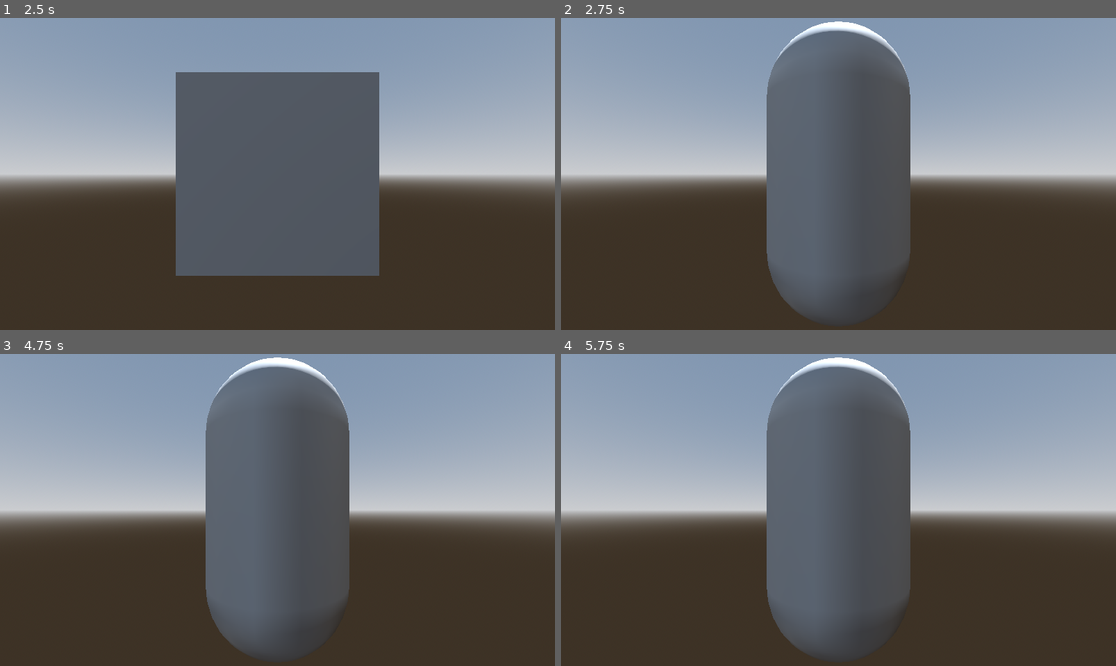
Above: before the commit, frames 1-4 (two rows, left to right).
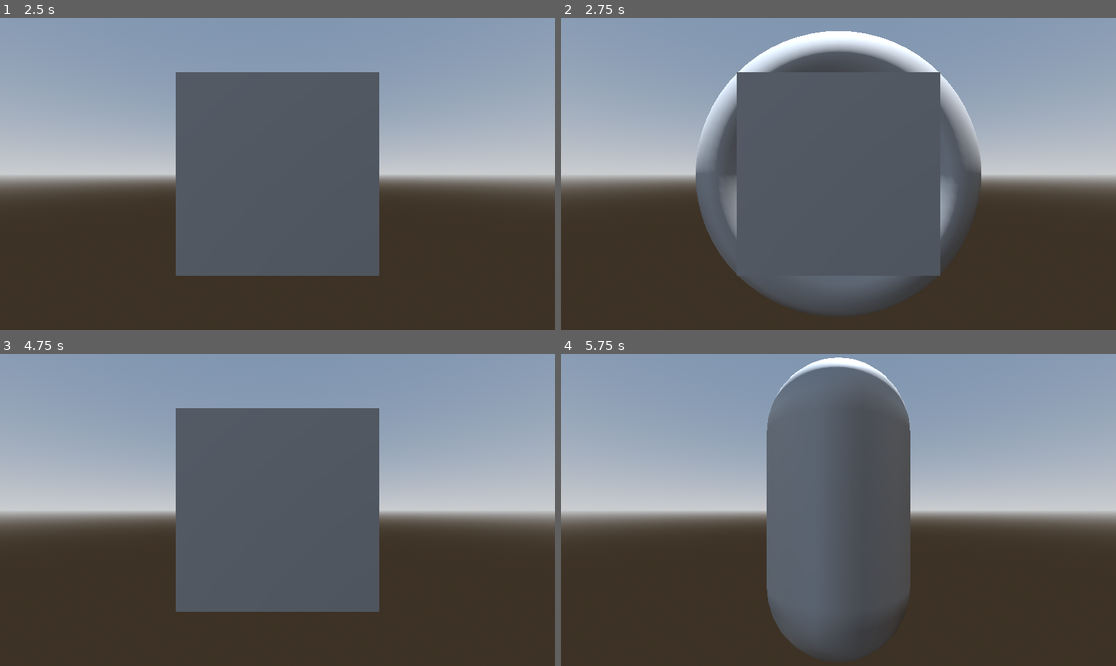
Above: after the commit, the same moments.

Repository: TheBossOfGaming/Scene-Manager
Game: Godot game, scene res://Scenes/splash_screens.tscn
Same seed, same stepped clock (60 frames per second), same inputs: the game is played once before the commit and once after it.
Inputs:
- Up to frame 1 (2.5 s): tap Enter at 0.5, 2 s; tap Space at 1.25 s
- Up to frame 2 (2.75 s): no input
- Up to frame 3 (4.75 s): tap Space at 3.5 s; tap Enter at 4.25 s
- Up to frame 4 (5.75 s): tap Space at 5 s

Frame 1 is identical in both runs. In frame 2, 17% of the frame differs, in the area x 24-76%, y 1-98%; in frame 3, 12%; in frame 4, less than 0.1%.

Commit message:
End of stream 2
Fixed some stuff still works kind of but needs more thought on how to make sure the transition screen don't just instantly disappear and don't even show up. Need a buffer of some kind

Diff:
--- /dev/null
+++ b/Scenes/Transitions/fade_to_black.tscn
@@ -0,0 +1,26 @@
+[gd_scene load_steps=3 format=3 uid="uid://dxutv1hfrhwvh"]
+
+[ext_resource type="Script" uid="uid://baqgbb65f5q46" path="res://Scripts/TransitionsScripts/fade_to_black.gd" id="1_63eoh"]
+
+[sub_resource type="StyleBoxFlat" id="StyleBoxFlat_peav0"]
+bg_color = Color(0, 0, 0, 1)
+
+[node name="FadeToBlack" type="Control"]
+layout_mode = 3
+anchors_preset = 15
+anchor_right = 1.0
+anchor_bottom = 1.0
+grow_horizontal = 2
+grow_vertical = 2
+script = ExtResource("1_63eoh")
+
+[node name="Panel" type="Panel" parent="."]
+layout_mode = 1
+anchors_preset = 15
+anchor_right = 1.0
+anchor_bottom = 1.0
+grow_horizontal = 2
+grow_vertical = 2
+theme_override_styles/panel = SubResource("StyleBoxFlat_peav0")
+
+[connection signal="LoadCompleted" from="." to="." method="After"]
--- /dev/null
+++ b/Scenes/game_play.tscn
@@ -0,0 +1,17 @@
+[gd_scene load_steps=3 format=3 uid="uid://dxc62g5dtoqjf"]
+
+[ext_resource type="Script" uid="uid://di6jgmby0w50c" path="res://Scripts/game_play.gd" id="1_ckfrc"]
+[ext_resource type="PackedScene" uid="uid://b01vtgctswmh2" path="res://Scenes/starting_area.tscn" id="2_363iw"]
+
+[node name="GamePlay" type="Node"]
+script = ExtResource("1_ckfrc")
+
+[node name="HUD" type="Control" parent="."]
+layout_mode = 3
+anchors_preset = 0
+offset_right = 40.0
+offset_bottom = 40.0
+
+[node name="AreasLoaded" type="Node3D" parent="."]
+
+[node name="StartingArea" parent="AreasLoaded" instance=ExtResource("2_363iw")]
--- a/Scenes/splash_screens.tscn
+++ b/Scenes/splash_screens.tscn
@@ -1,7 +1,7 @@
 [gd_scene load_steps=3 format=3 uid="uid://m1sfde0wqcrc"]
 
 [ext_resource type="Script" uid="uid://c17pom1in626n" path="res://Scripts/splash_screens.gd" id="1_q1prl"]
-[ext_resource type="PackedScene" uid="uid://b01vtgctswmh2" path="res://Scenes/starting_area.tscn" id="2_wnmvu"]
+[ext_resource type="PackedScene" uid="uid://dxc62g5dtoqjf" path="res://Scenes/game_play.tscn" id="2_wnmvu"]
 
 [node name="SplashScreens" type="Control"]
 layout_mode = 3
--- a/Scenes/starting_area.tscn
+++ b/Scenes/starting_area.tscn
@@ -1,6 +1,7 @@
-[gd_scene load_steps=6 format=3 uid="uid://b01vtgctswmh2"]
+[gd_scene load_steps=7 format=3 uid="uid://b01vtgctswmh2"]
 
 [ext_resource type="Script" uid="uid://bt2ej1gnlychs" path="res://Scripts/starting_area.gd" id="1_rmvc1"]
+[ext_resource type="PackedScene" uid="uid://bpatcjqctvgf0" path="res://Scenes/testing_character.tscn" id="2_1op8g"]
 
 [sub_resource type="ProceduralSkyMaterial" id="ProceduralSkyMaterial_rmvc1"]
 sky_horizon_color = Color(0.662243, 0.671743, 0.686743, 1)
@@ -18,6 +19,7 @@
 
 [node name="StartingArea" type="Node3D"]
 script = ExtResource("1_rmvc1")
+PlayerScene = ExtResource("2_1op8g")
 
 [node name="DirectionalLight3D" type="DirectionalLight3D" parent="."]
 transform = Transform3D(-0.996493, -0.0836779, -3.65768e-09, 0, -4.37114e-08, 1, -0.0836779, 0.996493, 4.35581e-08, 0, 0, 0)
--- /dev/null
+++ b/Scenes/testing_character.tscn
@@ -0,0 +1,12 @@
+[gd_scene load_steps=3 format=3 uid="uid://bpatcjqctvgf0"]
+
+[ext_resource type="Script" uid="uid://d2b4cwa71opar" path="res://Scripts/testing_character.gd" id="1_fj61e"]
+
+[sub_resource type="TorusMesh" id="TorusMesh_0ynnx"]
+
+[node name="TestingCharacter" type="Node3D"]
+script = ExtResource("1_fj61e")
+
+[node name="MeshInstance3D" type="MeshInstance3D" parent="."]
+transform = Transform3D(1, 0, 0, 0, -4.37114e-08, -1, 0, 1, -4.37114e-08, 0, 0, 0)
+mesh = SubResource("TorusMesh_0ynnx")
--- a/Scripts/SceneManager.gd
+++ b/Scripts/SceneManager.gd
@@ -1,35 +1,64 @@
+#Node Stuff#
 extends Node
+#Signals#
+signal LoadStart
+signal LoadCompleted
+signal SceneAdded
+#TransitionScenes
+const FADE_TO_BLACK = preload("res://Scenes/Transitions/fade_to_black.tscn")
 
+#Actions that we can take#
 enum Actions {
 	DELETE,
 	HIDE
 }
-
+#All the Transitions we can do#
 enum Transitions {
 	FADETOBLACK,
 	PIXELDEATH,
 }
 
-func FadeToBlack() -> void:
+var hiddenScenes = []
+
+# Starts the transition (Fire LoadStart, screen should be black)
+# Takes care of past scene (Does Action : so deletes or hide past scene)
+# Loads the new scene (Fire SceneAdded)
+# Finishes the transition (Fires LoadCompleted)
+# Management done
+
+func FadeToBlack() -> Control:
 	print("Should do a fade to black transition")
+	var scene = FADE_TO_BLACK.instantiate()
+	return scene
 
-func PixelDeath() -> void:
+func PixelDeath() -> Control:
 	print("Should do a pixel death transition")
+	var scene = FADE_TO_BLACK.instantiate()
+	return scene
 
-func ChangeScene(scene : PackedScene, Action : Actions, currentScene : Node, transition : Transitions) -> Node:
+func ChangeScene(scene : PackedScene, PlaceNodeInHere : Node, PastScene : Node, Action : Actions, transition : Transitions) -> void:
+	# Does the transition #
+	match transition:
+		Transitions.FADETOBLACK:
+			var loadingscreen = FadeToBlack()
+			print_debug("Sending Loading Screen Signal")
+			LoadStart.emit(loadingscreen)
+		Transitions.PIXELDEATH:
+			print_debug("Sending Loading Screen Signal")
+			var loadingscreen = PixelDeath()
+			LoadStart.emit(loadingscreen)
+
+	#Spawns in and adds the node to the location#
+	var newScene = scene.instantiate()
+	PlaceNodeInHere.add_child(newScene)
+	SceneAdded.emit()
+
 	# Has to change the scene to a new scene #
 	match Action:
 		Actions.DELETE:
-			currentScene.queue_free()
+			PastScene.queue_free()
+			LoadCompleted.emit()
 		Actions.HIDE:
-			currentScene.visible = false
-	match transition:
-		Transitions.FADETOBLACK:
-			FadeToBlack()
-		Transitions.PIXELDEATH:
-			PixelDeath()
-
-	var sceneworld = scene.instantiate()
-	get_tree().root.add_child(sceneworld)
-
-	return sceneworld
+			PastScene.visible = false
+			hiddenScenes.append(PastScene)
+			LoadCompleted.emit()
--- /dev/null
+++ b/Scripts/TransitionsScripts/fade_to_black.gd
@@ -0,0 +1,26 @@
+extends Control
+
+@onready var panel: Panel = $Panel
+
+signal LoadCompleted
+
+#Making it visable
+func Before() -> void:
+	print("Tweening to appear")
+	var tween = self.create_tween()
+	tween.tween_property(panel, "modulate:a", 1.0, 1)
+	await tween.finished
+
+#Making it invisable#
+func After() -> void:
+	print("Tweening to dissapear")
+	var tween = self.create_tween()
+	tween.tween_property(panel, "modulate:a", 0.0, 1)
+	await tween.finished
+	self.queue_free()
+
+
+# Called when the node enters the scene tree for the first time.
+func _ready() -> void:
+	#LoadCompleted.connect(After)
+	Before()
--- /dev/null
+++ b/Scripts/game_play.gd
@@ -0,0 +1,34 @@
+#Basic node functinoality #
+extends Node
+class_name GamePlay
+
+# Signals #
+signal LoadStart
+signal LoadCompleted
+signal SceneAdded
+
+# Export Varibles #
+
+# Varibles #
+@onready var hud: Control = $HUD
+@onready var areas_loaded: Node3D = $AreasLoaded
+
+var lastArea
+
+func LoadScreenStart(loadingScreen) -> void:
+	if hud != null:
+		hud.add_child(loadingScreen)
+
+func OnSceneAdded(area, loadingScreen) -> void:
+	pass
+
+func OnLoadCompleted(area) -> void:
+	lastArea = area
+
+# Called when the node enters the scene tree for the first time.
+func _ready() -> void:
+	print(areas_loaded.get_child_count() - 1)
+	LoadStart.connect(LoadScreenStart)
+	SceneAdded.connect(OnSceneAdded)
+	LoadCompleted.connect(OnLoadCompleted)
+	pass # Replace with function body.
--- a/Scripts/splash_screens.gd
+++ b/Scripts/splash_screens.gd
@@ -25,7 +25,7 @@
 func startGame() -> void:
 	if started == false:
 		print("Started == false spawning world")
-		SceneManager.ChangeScene(FinishedLoadScene, SceneManager.Actions.DELETE, self, SceneManager.Transitions.FADETOBLACK)
+		SceneManager.ChangeScene(FinishedLoadScene, get_tree().root, self, SceneManager.Actions.DELETE, SceneManager.Transitions.FADETOBLACK)
 		self.queue_free()
 		started = true
 	else:
--- a/Scripts/starting_area.gd
+++ b/Scripts/starting_area.gd
@@ -1,9 +1,13 @@
 extends Node3D
 
 var newArea = preload("res://Scenes/starting_node_2.tscn")
+@export var PlayerScene : PackedScene
 
 # Called when the node enters the scene tree for the first time.
 func _ready() -> void:
 	await get_tree().create_timer(2.0).timeout # Pauses for 2 seconds
 	print("Going to next scene")
-	SceneManager.ChangeScene(newArea, SceneManager.Actions.HIDE, self, SceneManager.Transitions.PIXELDEATH)
+	var loadedScene = PlayerScene.instantiate()
+	self.add_child(loadedScene)
+	await get_tree().create_timer(3.0).timeout # Pauses for 2 seconds
+	SceneManager.ChangeScene(newArea, self.get_parent(), self, SceneManager.Actions.HIDE, SceneManager.Transitions.PIXELDEATH)
--- /dev/null
+++ b/Scripts/testing_character.gd
@@ -0,0 +1,7 @@
+extends Node3D
+class_name Player
+
+# Called when the node enters the scene tree for the first time.
+func _ready() -> void:
+	await get_tree().create_timer(2.0).timeout # Pauses for 2 seconds
+	self.queue_free()
Not shown, added: Scripts/TransitionsScripts/fade_to_black.gd.uid
Not shown, added: Scripts/game_play.gd.uid
Not shown, added: Scripts/testing_character.gd.uid
